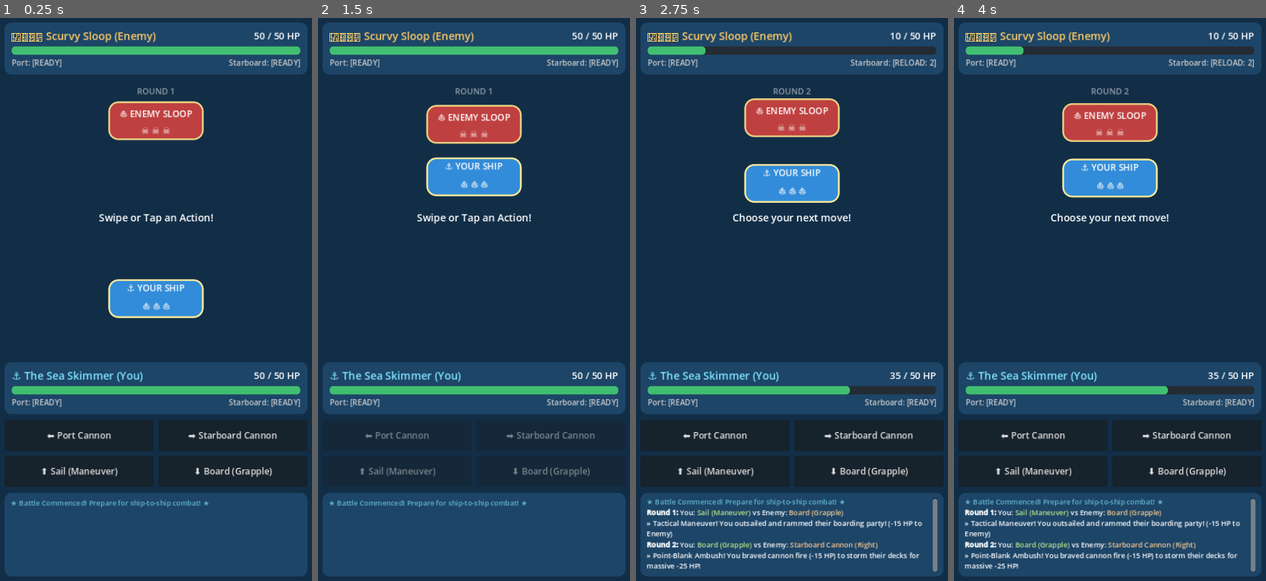
Above: before the commit, frames 1-4 (left to right).
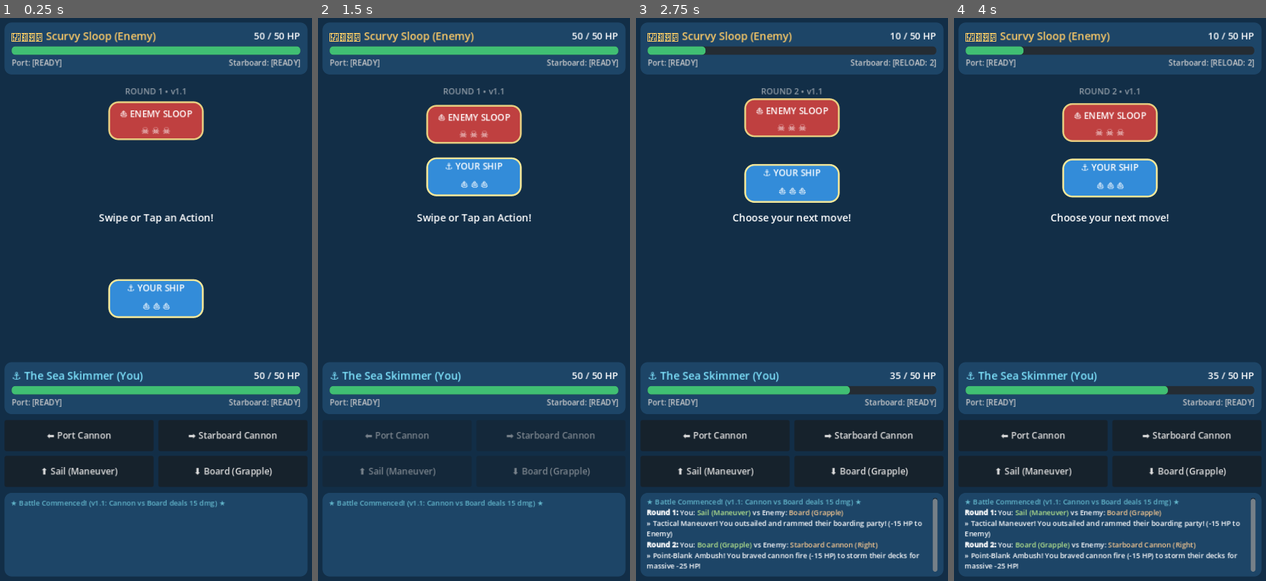
Above: after the commit, the same moments.

Repository: ajknox-agent/rogue-swipe
Game: Godot game, scene res://scenes/battle.tscn
Two runs of this game, one before a commit and one after it. Both use one fixed random seed, a clock stepped at 60 frames per second and the inputs below.
Inputs (mouse positions are in pixels of both pictures, inside the frame that each line leads up to):
- Up to frame 1 (0.25 s): no input
- Up to frame 2 (1.5 s): tap Enter at 0.5 s; drag from (474, 299) to (505, 175) at 0.52 s; drag from (408, 327) to (458, 412) at 1.27 s
- Up to frame 3 (2.75 s): move the mouse to (823, 175) at 2.02 s; hold D from 2.03 s (still down)
- Up to frame 4 (4 s): release D at 2.75 s; click "⬅️ Port Cannon" at 2.75 s; drag from (1094, 412) to (1013, 215) at 3.52 s

The runs differ from the first frame. In frame 1, 0.3% of the frame differs, in the area x 28-73%, y 12-87%; in frame 2, 0.3%; in frame 3, 0.3%; in frame 4, 0.3%.

Commit message:
Add v1.1 version display and cache buster in web build

Diff:
--- a/scripts/battle_manager.gd
+++ b/scripts/battle_manager.gd
@@ -60,7 +60,7 @@
 	btn_restart.hide()
 	status_banner.text = "Swipe or Tap an Action!"
 	combat_log.clear()
-	_log_message("[color=#62b6cb]★ Battle Commenced! Prepare for ship-to-ship combat! ★[/color]")
+	_log_message("[color=#62b6cb]★ Battle Commenced! (v1.1: Cannon vs Board deals 15 dmg) ★[/color]")
 	_update_ui()
 
 func _start_ship_bobbing() -> void:
@@ -191,7 +191,7 @@
 
 func _update_ui() -> void:
 	# Round Header
-	round_info_label.text = "ROUND %d" % round_number
+	round_info_label.text = "ROUND %d • v1.1" % round_number
 
 	# Health Bars
 	player_hp_bar.value = player_ship.hp
